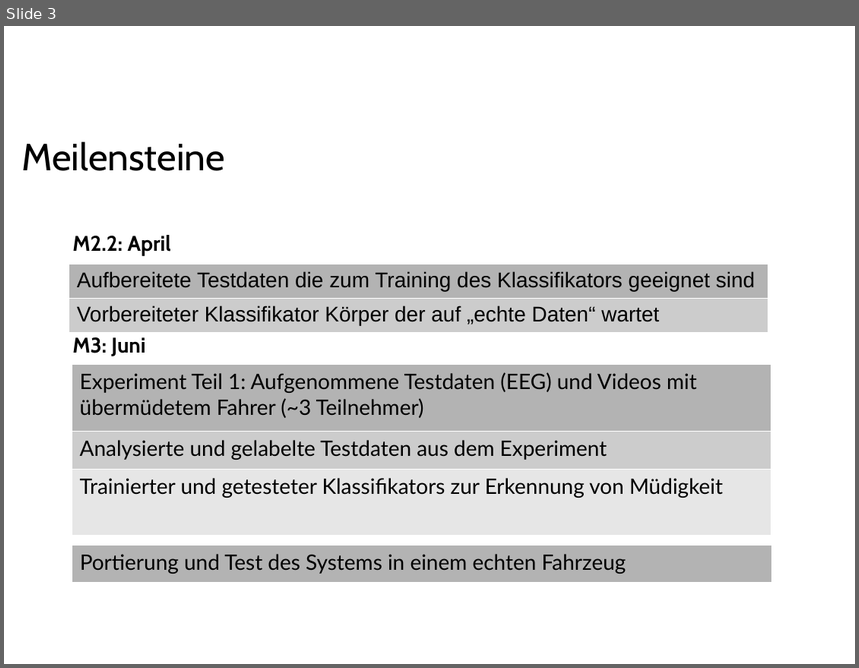
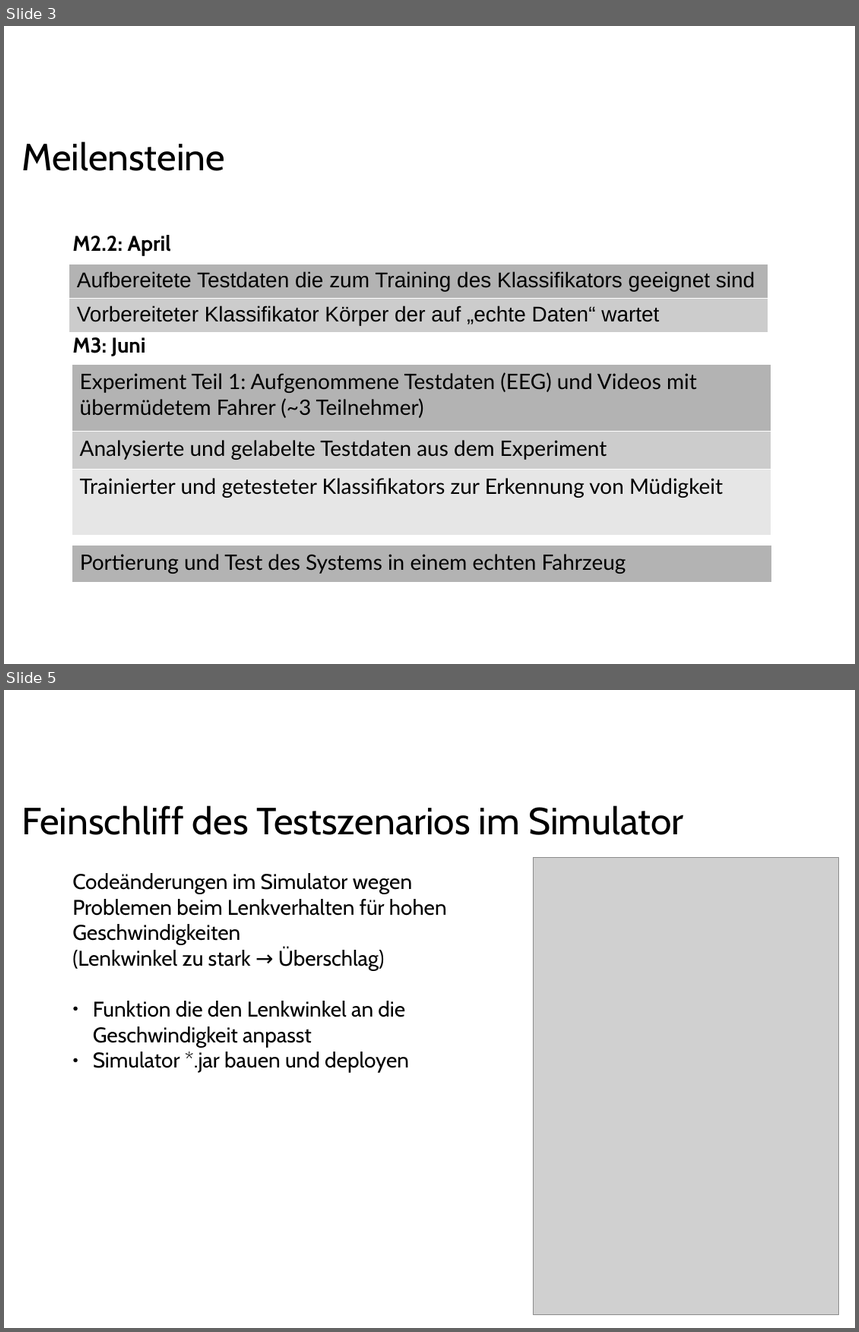
Before and after one commit to ppasler/current-adas, a slide deck: project/Zwischenstand.odp. Shown one above the other, each under a label of ours: slide 3 before the commit, slides 3 and 5 after it; the slides between them are not shown. The pictures are 859x668 and 859x1332 pixels, drawn with LibreOffice and Linux fonts; fonts in the diff are those of the drawing; grey boxes stand for pictures; background and template pictures are left out. Boxes give left, top, right and bottom in pixels: in the first picture for what was removed or moved away, otherwise in the second. Text is boxed around its words. In the diff, an @@ line names an element or a change of style, - is before the commit and + after.

```diff
--- a/project/Zwischenstand.odp
+++ b/project/Zwischenstand.odp
@@ slide 5 added at (4, 690, 855, 1328), background #FFFFFF @@
@@ text added at (22, 806, 683, 835), 32 pt, text #000000 @@
+Feinschliff des Testszenarios im Simulator
@@ picture added at (534, 858, 839, 1315) @@
@@ text added at (72, 873, 447, 1073), 18 pt, text #000000 @@
+Codeänderungen im Simulator wegen Problemen beim Lenkverhalten für hohen Geschwindigkeiten
+(Lenkwinkel zu stark → Überschlag)
+● Funktion die den Lenkwinkel an die Geschwindigkeit anpasst
+● Simulator *.jar bauen und deployen
```
Also in this commit, not shown: 5 slides changed, 3 other slides added, 4 slides removed, 6 other files.
